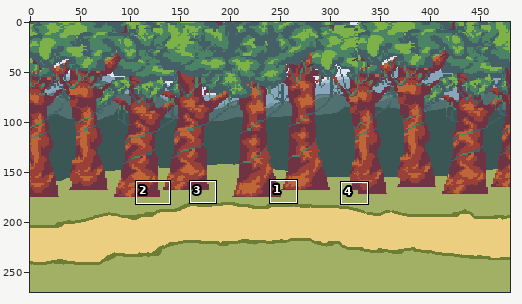
Pixel-art file -- Aseprite Files/Background/stage select scene/stage select(01).aseprite. The picture above shows the old version from afar; the outline marks the close-up.
Close-up. First the earlier version:
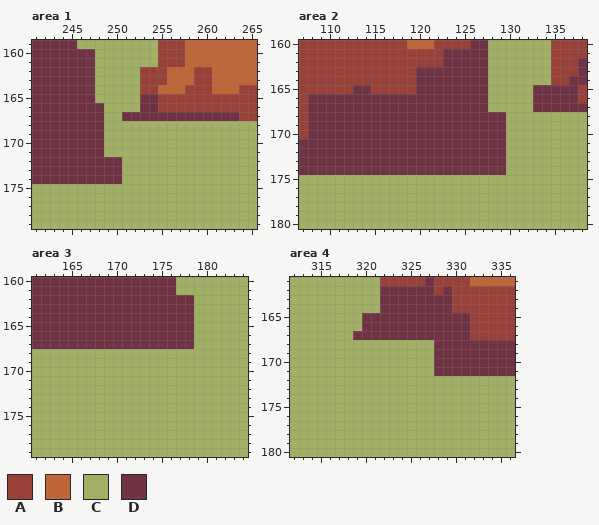
480x270 pixels, 1 frame. Colours within 5 levels of each other are drawn and written as one. Shown: area 1: x 241..265, y 159..179; area 2: x 107..138, y 160..180; area 3: x 161..184, y 160..179; area 4: x 312..336, y 161..180. The commit also changed other parts of the picture, which this record leaves out.
Visible layers, top first: "tree", "land", "mountain", "sky", "Layer 1".
Palette (. is transparent): A #994038  B #bf6639  C #a2b065  D #703343
Pixels before, area 1, first column x 241:
159 DDDDDCCCCCCCCCAAABBBBBBBB
160 DDDDDDDCCCCCCCAAABBBBBBBB
161 DDDDDDDCCCCCCCAAABBBBBBBB
162 DDDDDDDCCCCCAAABBBAABBBBB
163 DDDDDDDCCCCCAAABBBAABBBBB
164 DDDDDDDCCCCCAABBBAAABBBAA
165 DDDDDDDCCCCCDDAAAAAAAAAAA
166 DDDDDDDDCCCCDDAAAAAAAAAAA
167 DDDDDDDDCCDDDDDDDDDDDDDAA
168 DDDDDDDDCCCCCCCCCCCCCCCCC
169 DDDDDDDDCCCCCCCCCCCCCCCCC
170 DDDDDDDDCCCCCCCCCCCCCCCCC
171 DDDDDDDDCCCCCCCCCCCCCCCCC
172 DDDDDDDDDDCCCCCCCCCCCCCCC
173 DDDDDDDDDDCCCCCCCCCCCCCCC
174 DDDDDDDDDDCCCCCCCCCCCCCCC
175 CCCCCCCCCCCCCCCCCCCCCCCCC
176 CCCCCCCCCCCCCCCCCCCCCCCCC
177 CCCCCCCCCCCCCCCCCCCCCCCCC
178 CCCCCCCCCCCCCCCCCCCCCCCCC
179 CCCCCCCCCCCCCCCCCCCCCCCCC
Pixels before, area 2, first column x 107:
160 AAAAAAAAAAAABBBAAAADDCCCCCCCAAAA
161 AAAAAAAAAAAAAAAADDDDDCCCCCCCAAAA
162 AAAAAAAAAAAAAAAADDDDDCCCCCCCAAAD
163 AAAAAAAAAAAAADDDDDDDDCCCCCCCAAAD
164 AAAAAAAAAAAAADDDDDDDDCCCCCCCAADD
165 AAAAAADDAAAAADDDDDDDDCCCCCDDDDDA
166 ADDDDDDDDDDDDDDDDDDDDCCCCCDDDDDA
167 ADDDDDDDDDDDDDDDDDDDDCCCCCDDDDDD
168 ADDDDDDDDDDDDDDDDDDDDDDCCCCCCCCC
169 ADDDDDDDDDDDDDDDDDDDDDDCCCCCCCCC
170 ADDDDDDDDDDDDDDDDDDDDDDCCCCCCCCC
171 DDDDDDDDDDDDDDDDDDDDDDDCCCCCCCCC
172 DDDDDDDDDDDDDDDDDDDDDDDCCCCCCCCC
173 DDDDDDDDDDDDDDDDDDDDDDDCCCCCCCCC
174 DDDDDDDDDDDDDDDDDDDDDDDCCCCCCCCC
175 CCCCCCCCCCCCCCCCCCCCCCCCCCCCCCCC
176 CCCCCCCCCCCCCCCCCCCCCCCCCCCCCCCC
177 CCCCCCCCCCCCCCCCCCCCCCCCCCCCCCCC
178 CCCCCCCCCCCCCCCCCCCCCCCCCCCCCCCC
179 CCCCCCCCCCCCCCCCCCCCCCCCCCCCCCCC
180 CCCCCCCCCCCCCCCCCCCCCCCCCCCCCCCC
Pixels before, area 3, first column x 161:
160 DDDDDDDDDDDDDDDDCCCCCCCC
161 DDDDDDDDDDDDDDDDCCCCCCCC
162 DDDDDDDDDDDDDDDDDDCCCCCC
163 DDDDDDDDDDDDDDDDDDCCCCCC
164 DDDDDDDDDDDDDDDDDDCCCCCC
165 DDDDDDDDDDDDDDDDDDCCCCCC
166 DDDDDDDDDDDDDDDDDDCCCCCC
167 DDDDDDDDDDDDDDDDDDCCCCCC
168 CCCCCCCCCCCCCCCCCCCCCCCC
169 CCCCCCCCCCCCCCCCCCCCCCCC
170 CCCCCCCCCCCCCCCCCCCCCCCC
171 CCCCCCCCCCCCCCCCCCCCCCCC
172 CCCCCCCCCCCCCCCCCCCCCCCC
173 CCCCCCCCCCCCCCCCCCCCCCCC
174 CCCCCCCCCCCCCCCCCCCCCCCC
175 CCCCCCCCCCCCCCCCCCCCCCCC
176 CCCCCCCCCCCCCCCCCCCCCCCC
177 CCCCCCCCCCCCCCCCCCCCCCCC
178 CCCCCCCCCCCCCCCCCCCCCCCC
179 CCCCCCCCCCCCCCCCCCCCCCCC
Pixels before, area 4, first column x 312:
161 CCCCCCCCCCAAAAADAAAABBBBB
162 CCCCCCCCCCDDDDDDADAAAAAAA
163 CCCCCCCCCCDDDDDDDDAAAAAAA
164 CCCCCCCCCCDDDDDDDDAAAAAAA
165 CCCCCCCCDDDDDDDDDDDDAAAAA
166 CCCCCCCCDDDDDDDDDDDDAAAAA
167 CCCCCCCDDDDDDDDDDDDDAAAAA
168 CCCCCCCCCCCCCCCCDDDDDDDDD
169 CCCCCCCCCCCCCCCCDDDDDDDDD
170 CCCCCCCCCCCCCCCCDDDDDDDDD
171 CCCCCCCCCCCCCCCCDDDDDDDDD
172 CCCCCCCCCCCCCCCCCCCCCCCCC
173 CCCCCCCCCCCCCCCCCCCCCCCCC
174 CCCCCCCCCCCCCCCCCCCCCCCCC
175 CCCCCCCCCCCCCCCCCCCCCCCCC
176 CCCCCCCCCCCCCCCCCCCCCCCCC
177 CCCCCCCCCCCCCCCCCCCCCCCCC
178 CCCCCCCCCCCCCCCCCCCCCCCCC
179 CCCCCCCCCCCCCCCCCCCCCCCCC
180 CCCCCCCCCCCCCCCCCCCCCCCCC
And afterwards:
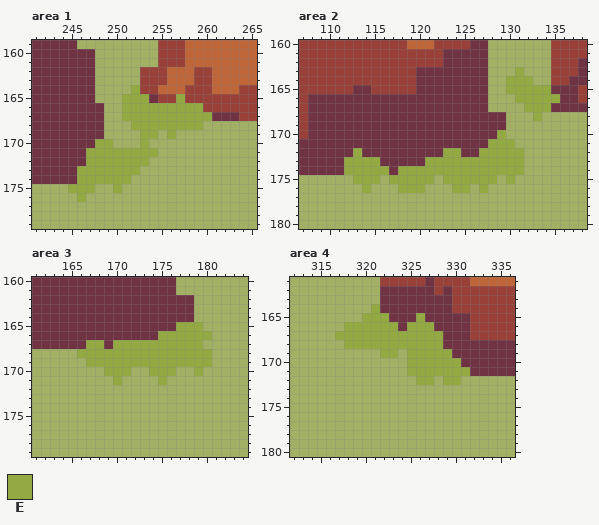
Colours new in this view: E #93aa42
Edits made:
layer "grass" added
Area 1, layer "grass":
The edit turns colour A into colour E in row 165 at x 257; in row 166 at x 255 to 259.
The edit turns colour C into colour E in row 164 at x 252; in rows 165 to 166 at x 251 to 252; in row 168 at x 252 to 259; in row 169 at x 253 to 254 and 256; in row 170 at x 249 and 253; in row 171 at x 249 to 254.
The edit turns colour C into colour E in row 172 at x 251 to 253; in row 173 at x 251 to 252; in row 174 at x 251; in row 175 at x 245 to 247 and 250; in row 176 at x 246.
The edit turns colour D into colour E in row 165 at x 253; in row 166 at x 253 to 254; in row 167 at x 251 to 260; in row 170 at x 248; in row 171 at x 247 to 248; in row 172 at x 247 to 250.
The edit turns colour D into colour E in rows 173 to 174 at x 246 to 250.
Area 2, layer "grass":
The edit turns colour C into colour E in row 163 at x 131; in rows 164 to 165 at x 130 to 132; in row 166 at x 131 to 132; in row 167 at x 132; in row 168 at x 133; in row 171 at x 130.
The edit turns colour C into colour E in rows 172 to 174 at x 130 to 131; in row 175 at x 113 to 115, 117 to 121, 123 to 128 and 130; in row 176 at x 114, 118 to 120, 124 to 125 and 127.
The edit turns colour D into colour E in row 165 at x 133 to 134; in row 166 at x 133 to 135; in row 167 at x 133 to 134; in row 170 at x 129; in row 171 at x 128 to 129; in row 172 at x 113, 123 to 124 and 127 to 129.
The edit turns colour D into colour E in row 173 at x 112 to 115 and 121 to 129; in row 174 at x 112 to 116 and 118 to 129.
Area 3, layer "grass":
The edit turns colour C into colour E in row 165 at x 179; in row 166 at x 179 to 180; in row 167 at x 179; in row 168 at x 166 to 180; in row 169 at x 167 to 180; in row 170 at x 169 to 171, 174 to 176 and 179.
The edit turns colour C into colour E in row 171 at x 170 and 175.
The edit turns colour D into colour E in row 165 at x 177 to 178; in row 166 at x 175 to 178; in row 167 at x 167 to 168 and 170 to 178.
Area 4, layer "grass":
The edit turns colour C into colour E in row 164 at x 321; in row 166 at x 318 to 319; in row 167 at x 317 to 318; in row 168 at x 318 to 327; in row 169 at x 322 to 323 and 325 to 327; in rows 170 to 171 at x 325 to 327.
The edit turns colour C into colour E in row 172 at x 326 to 327 and 329 to 330.
The edit turns colour D into colour E in row 165 at x 320 to 322 and 326; in row 166 at x 320 to 323 and 325 to 327; in row 167 at x 319 to 328; in row 168 at x 328; in row 169 at x 328 to 329; in row 170 at x 328 to 330.
The edit turns colour D into colour E in row 171 at x 328 to 331.
Boxes around the changes in both close-ups, in picture pixels (x1, y1, x2, y2):
changed: (68, 85, 212, 202)
changed: (344, 67, 560, 193)
changed: (77, 322, 212, 385)
changed: (335, 304, 470, 385)
